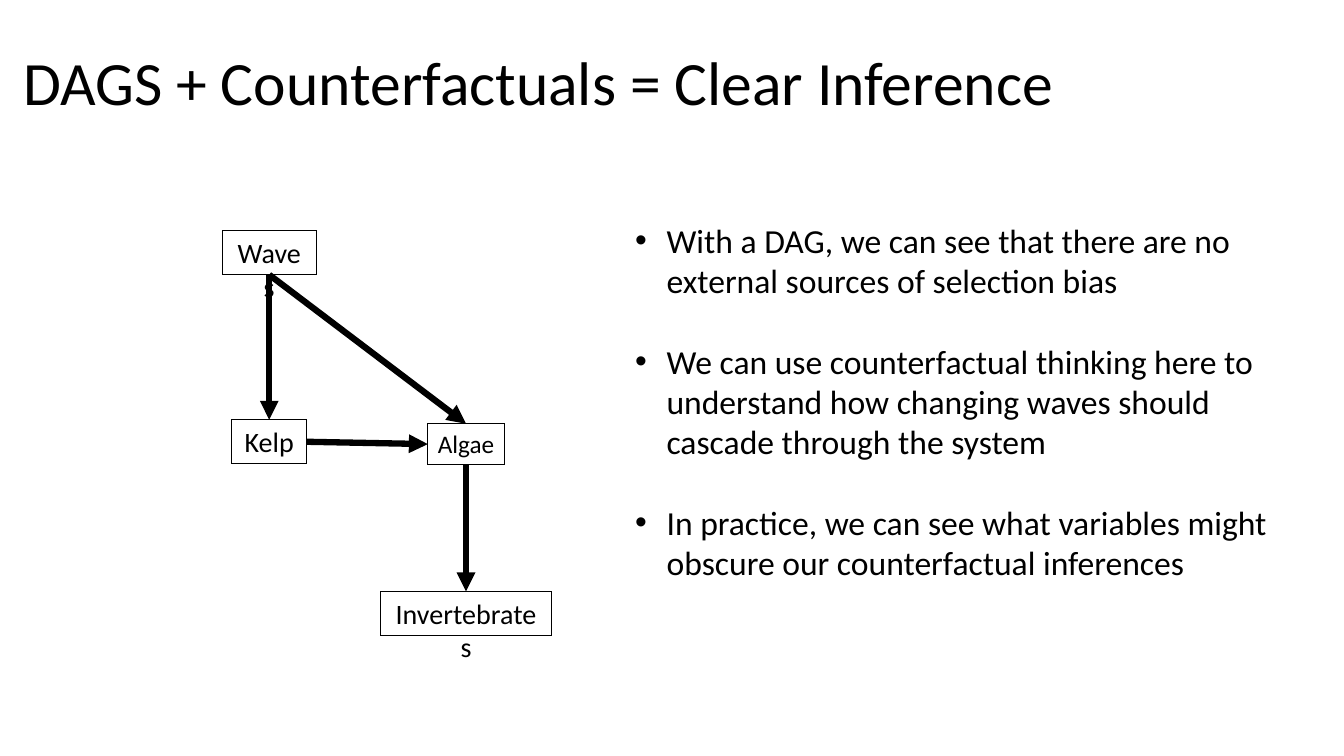
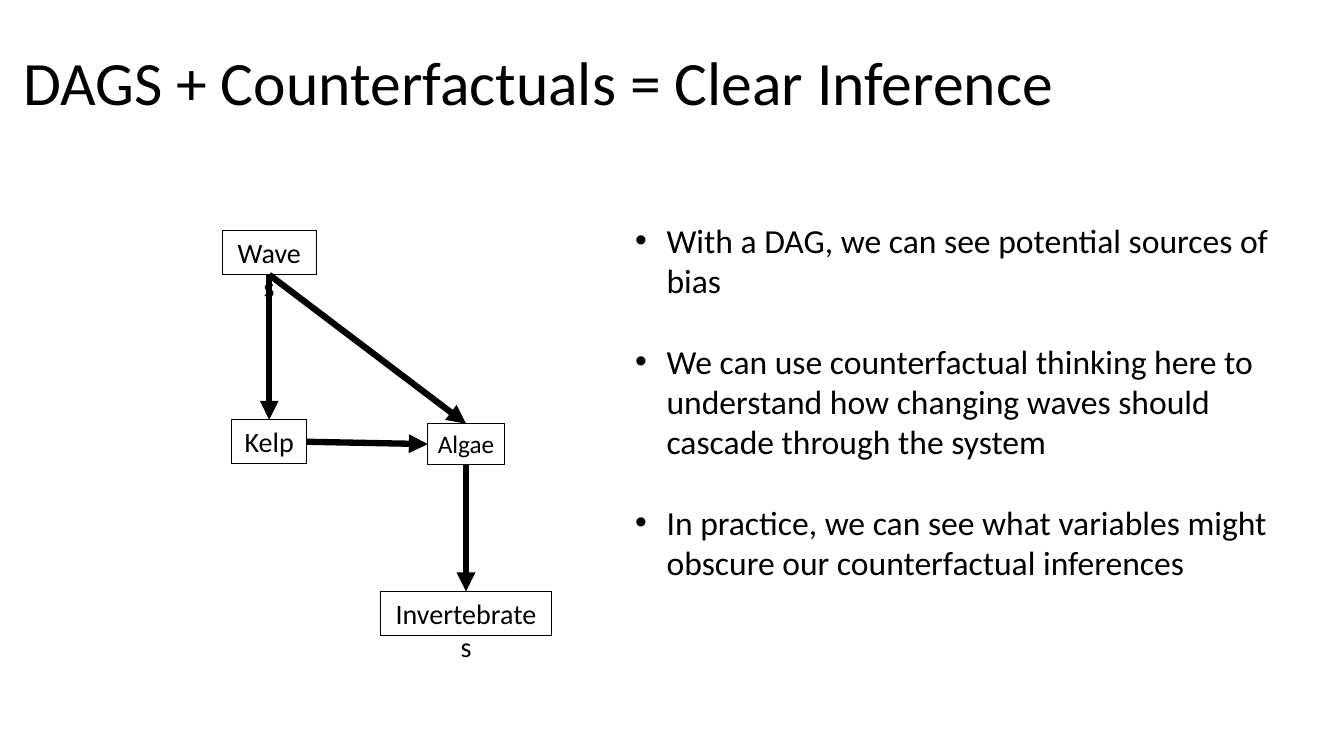
Before and after one commit to biol607/biol607.github.io, a slide deck: slide 73 of lectures/causal_diagrams.pptx (slide 44 before the commit). Drawn at 1344x756 pixels with LibreOffice and Linux fonts; fonts in the diff are those of the drawing. Boxes give left, top, right and bottom in pixels: in the first picture for what was removed or moved away, otherwise in the second. Text is boxed around its words. In the diff, an @@ line names an element or a change of style, - is before the commit and + after.

```diff
--- a/lectures/causal_diagrams.pptx
+++ b/lectures/causal_diagrams.pptx
@@ text at [667,229,1268,294]: text changed @@
-• With a DAG, we can see that there are no external sources of selection bias
+• With a DAG, we can see potential sources of bias
```
Also in this commit, not shown: 15 other slides changed, 19 slides added, 5 slides removed.
